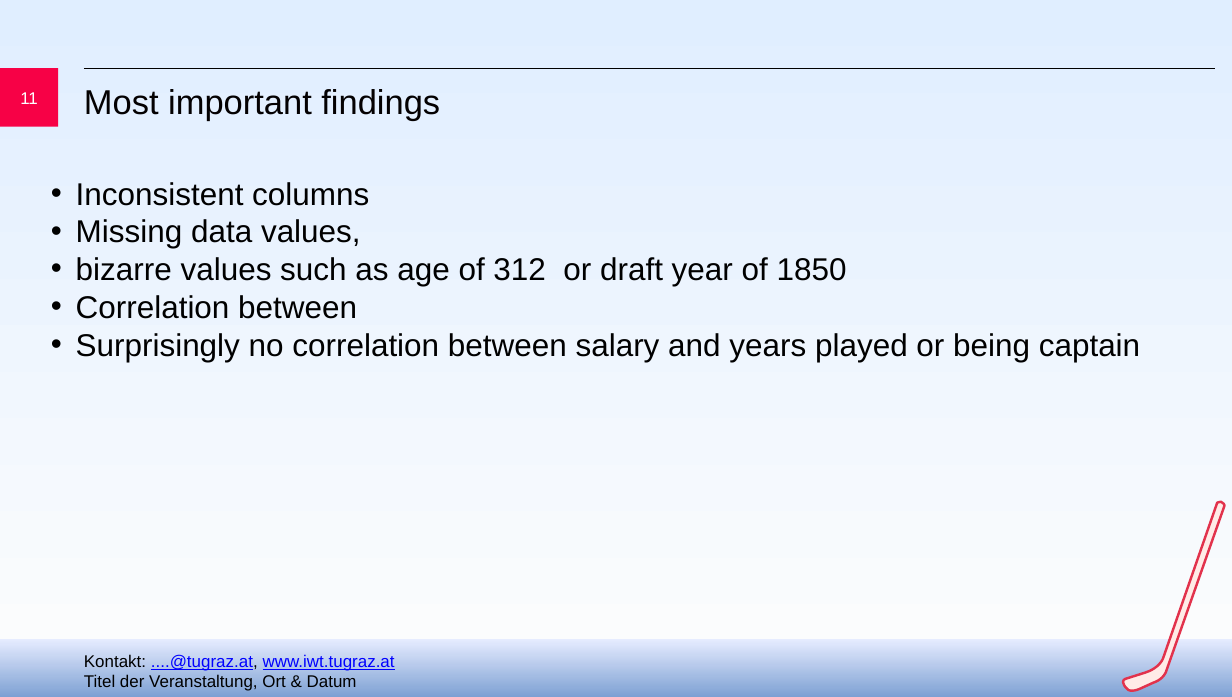
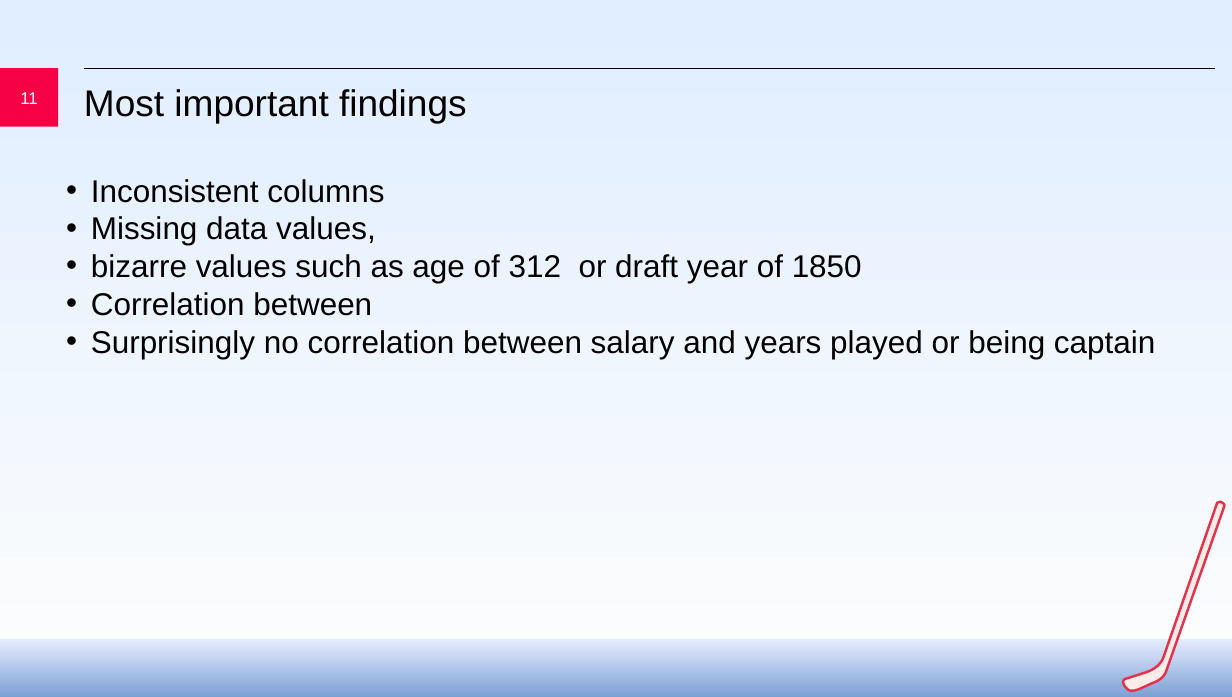
Before and after one commit to jaklvinc/KnowledgeDiscoveryAndDataMining-TUGraz-2026, a slide deck: slide 11 of phase_1/KDDM_phase1_presentation.pptx. Drawn at 1232x697 pixels with LibreOffice and Linux fonts; fonts in the diff are those of the drawing; background and template pictures are left out. Boxes give left, top, right and bottom in pixels: in the first picture for what was removed or moved away, otherwise in the second. Text is boxed around its words. In the diff, an @@ line names an element or a change of style, - is before the commit and + after.

Commit message:
updated presentation
Heatmap just for high correlation but doesnt look nice. Monotone relationship added to presentation

```diff
--- a/phase_1/KDDM_phase1_presentation.pptx
+++ b/phase_1/KDDM_phase1_presentation.pptx
@@ title "Most important findings" at bbox=[84, 89, 467, 123]: size 28.6 to 30.6 pt @@
@@ text "Inconsistent columns": place and size @@
-text "Inconsistent columns" at bbox=[76, 182, 1140, 362]
+text "Inconsistent columns" at bbox=[91, 179, 1155, 359]
@@ text removed at bbox=[84, 654, 395, 691] @@
-Kontakt: ....@tugraz.at, www.iwt.tugraz.at
-Titel der Veranstaltung, Ort & Datum
```
Also in this commit, not shown: 8 other slides changed, 1 slide added, 1 slide removed, 2 other files.
